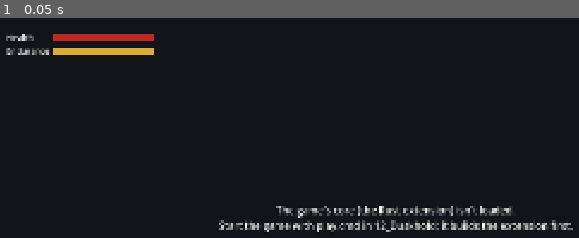
Above: before the commit, frame 1.
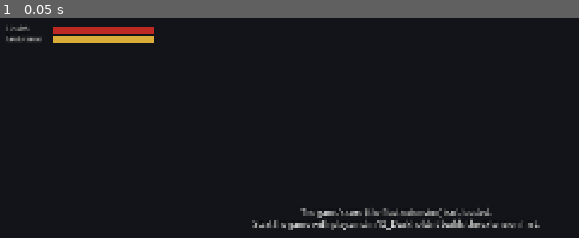
Above: after the commit, the same moment.

Repository: Mossenheimen/Duskhold
Game: Godot game, scene res://main.tscn
Same seed, same stepped clock (60 frames per second), same inputs: the game is played once before the commit and once after it.
Inputs:
- Up to frame 1 (0.05 s): no input

The runs differ from the first frame. In frame 1, 5.1% of the frame differs, in the area x 1-99%, y 4-98%.

Commit message:
Duskhold: the fonts
Alegreya Sans as the project's default font, its Medium for headings and
banners, the serif Alegreya for titles (the class choice, the death screen),
with lining, tabular figures set in the fonts' import files. Look.sized picks
the face by size; play.cmd imports any font not yet imported; --choose asks
who comes in a trial run.

Co-Authored-By: Claude Opus 5.5 <noreply@anthropic.com>

Diff:
--- a/client/bag.gd
+++ b/client/bag.gd
@@ -622,7 +622,7 @@
 func _line(parent: Control, text: String, size: int) -> Label:
 	var label := Label.new()
 	label.text = text
-	label.add_theme_font_size_override("font_size", size)
+	Look.sized(label, size)
 	parent.add_child(label)
 	return label
 
--- a/client/craft.gd
+++ b/client/craft.gd
@@ -137,5 +137,5 @@
 func _label(text: String, size: int) -> Label:
 	var label := Label.new()
 	label.text = text
-	label.add_theme_font_size_override("font_size", size)
+	Look.sized(label, size)
 	return label
--- a/client/hud.gd
+++ b/client/hud.gd
@@ -100,11 +100,13 @@
 var _faith: ProgressBar  # a Cleric's (DuskWorld.faith()): hidden for a class without any
 var _slots: ProgressBar  # a Wizard's spell slots (DuskWorld.character_slots()): hidden without
 var _choice: Label  # who comes into the world: the classes to choose from
+var _choice_title: Label  # over it, in the serif: "Who comes to the abbey?"
 var _breath: Label
 var _wounds: Label
 var _level: Label
 var _gold_left := 0.0  # the level-up glow
 var _death: Label
+var _death_title: Label  # the name of the one who died, in the serif
 var _held: Label
 var _doing: Label
 var _doing_bar: ProgressBar
@@ -147,8 +149,13 @@
 	_held = _label(Look.BANNER, Control.PRESET_CENTER_TOP, Look.DANGER_TEXT)
 	_held.position.y += 190.0
 	_problem = _label(Look.HEADING, Control.PRESET_CENTER)
-	_death = _label(Look.HEADING, Control.PRESET_CENTER)
-	_choice = _label(Look.HEADING, Control.PRESET_CENTER)
+	# The death screen and the class choice: a title in the serif over their lines.
+	var death := _screen()
+	_death_title = death[0]
+	_death = death[1]
+	var choice := _screen()
+	_choice_title = choice[0]
+	_choice = choice[1]
 	_build_action_bar()
 	_build_keys()
 
@@ -244,8 +251,8 @@
 	_lines.clear()
 	_ages.clear()
 	_flash_left = 0.0
-	_death.text = ""
-	_choice.text = ""
+	hide_death()
+	show_choice("", "")
 	_veil.visible = false
 	_asleep.text = ""
 	_shown_moodles = PackedInt32Array()
@@ -280,6 +287,26 @@
 	label.grow_vertical = Control.GROW_DIRECTION_BOTH if preset == Control.PRESET_CENTER \
 		else Control.GROW_DIRECTION_END
 	return label
+
+
+## A screen's words in the middle, centred line by line: a title in the serif (TITLE), and under
+## it its lines. Both empty, it takes no room; an empty title is hidden.
+func _screen() -> Array[Label]:
+	var box := VBoxContainer.new()
+	box.mouse_filter = Control.MOUSE_FILTER_IGNORE
+	box.add_theme_constant_override("separation", 14)
+	add_child(box)
+	var title := Look.text(Label.new(), Look.TITLE, Look.TEXT, true)
+	var lines := Look.text(Label.new(), Look.HEADING, Look.TEXT, true)
+	for label: Label in [title, lines]:
+		label.horizontal_alignment = HORIZONTAL_ALIGNMENT_CENTER
+		label.mouse_filter = Control.MOUSE_FILTER_IGNORE
+		box.add_child(label)
+	title.visible = false
+	box.set_anchors_and_offsets_preset(Control.PRESET_CENTER, Control.PRESET_MODE_MINSIZE)
+	box.grow_horizontal = Control.GROW_DIRECTION_BOTH
+	box.grow_vertical = Control.GROW_DIRECTION_BOTH
+	return [title, lines]
 
 
 ## Your body, from DuskWorld.character_body() and character_wounds(). `can_shove` is the core's
@@ -326,8 +353,10 @@
 		_slots.value = slots[0]
 
 
-## Who comes into the world: the classes to choose from, or "" once one's chosen.
-func show_choice(text: String) -> void:
+## Who comes into the world: a title, and the classes to choose from; both "" once one's chosen.
+func show_choice(title: String, text: String) -> void:
+	_choice_title.text = title
+	_choice_title.visible = title != ""
 	_choice.text = text
 
 
@@ -399,20 +428,23 @@
 		lasted = "%d minutes" % minutes
 	if days > 0:
 		lasted = "%d day%s %d hours" % [days, "" if days == 1 else "s", hours]
-	var who := name if name != "" else "You"
-	var lines := ["%s lasted %s." % [who, lasted], how]
+	var lines := ["Lasted %s." % lasted, how]
 	if carried != "":
 		lines.append("Carrying %s." % carried)
 	if rises:
 		lines.append("The body lies where it fell. Unburned, at midnight it rises as a revenant, in that gear.")
 	lines.append("")
 	lines.append("R: the next survivor comes to the abbey, in this world.   Shift+R: a new world.")
+	_death_title.text = name if name != "" else "You died"
+	_death_title.visible = true
 	_death.text = "\n".join(lines)
 	_veil.visible = false
 	_asleep.text = ""
 
 
 func hide_death() -> void:
+	_death_title.text = ""
+	_death_title.visible = false
 	_death.text = ""
 
 
--- a/client/look.gd
+++ b/client/look.gd
@@ -103,8 +103,15 @@
 const BODY := 20  # news, panel rows, moodle names
 const HEADING := 24  # panel titles, the status line
 const BANNER := 32  # held, paused, asleep
-const TITLE := 48  # screen titles (the serif, once there are fonts)
+const TITLE := 48  # screen titles, in the serif
 const OUTLINE_SIZE := 6
+
+# Faces (§8): Alegreya Sans for everything in the GUI, as the project's default font (project.godot,
+# gui/theme/custom_font: Regular); its Medium for headings and banners; and the serif, Alegreya,
+# only for titles. All under the SIL Open Font License, in fonts/ with their licences.
+
+const SANS_MEDIUM := preload("res://fonts/AlegreyaSans-Medium.ttf")
+const SERIF := preload("res://fonts/Alegreya-Variable.ttf")
 
 # Layout (§10).
 
@@ -125,10 +132,21 @@
 	return style
 
 
+## Text at `size`, in the face that size calls for (§8): the serif for a title, Medium for a
+## heading or a banner, else the project's own (Alegreya Sans).
+static func sized(control: Control, size: int) -> Control:
+	control.add_theme_font_size_override("font_size", size)
+	if size >= TITLE:
+		control.add_theme_font_override("font", SERIF)
+	elif size >= HEADING:
+		control.add_theme_font_override("font", SANS_MEDIUM)
+	return control
+
+
 ## A label at `size`, in `colour`. Drawn straight on the world (`outlined`), it gets the outline
 ## that keeps it readable on anything (§8).
 static func text(label: Label, size: int, colour := TEXT, outlined := false) -> Label:
-	label.add_theme_font_size_override("font_size", size)
+	sized(label, size)
 	if colour != TEXT:
 		label.add_theme_color_override("font_color", colour)
 	if outlined:
--- a/client/main.gd
+++ b/client/main.gd
@@ -17,6 +17,7 @@
 ## beast within a bow's reach), turn (the dead: U), pray (P), consecrate or ward (O), mend (M),
 ## pick (the wild plant beside you: Y), keys (F1) S real seconds in;
 ## --class=NAME take up that class at the start (a trial run asks for none: the first, else);
+## --choose ask who comes, as the player's own game does (for a picture of the choice);
 ## --news print the news too (for --headless); --hour=H start at that hour of the day;
 ## --save=PATH carry on from that save if it's there, and save to it.
 ##
@@ -282,6 +283,7 @@
 var saved_hour := -1  # the game hour of the last autosave
 var restart_asked := -100.0  # when R last asked "abandon this world?", in seconds played
 var class_wanted := ""  # --class: the class a trial run's survivors take up
+var choose_asked := false  # --choose: a trial run asks who comes, as the player's own game does
 var keys_mode := 0  # the keys panel (F1): 0 for a world's first game hour, 1 shown, 2 hidden
 var gui_scale := 1.0  # the GUI's size over the screen's own (- and =)
 var choosing_class := false  # the game waits, paused, for a class to be chosen
@@ -796,19 +798,19 @@
 	var count := class_texts.size() / 2
 	if count < 2 or not dusk.can_choose_class():
 		return
-	if not OS.get_cmdline_user_args().is_empty():
+	if not OS.get_cmdline_user_args().is_empty() and not choose_asked:
 		for c in count:
 			if class_texts[c * 2].to_lower() == class_wanted.to_lower():
 				_take_up_class(c)
 		return
 	choosing_class = true
 	dusk.paused = true
-	var lines := ["Who comes to the abbey?", ""]
+	var lines := []
 	for c in count:
 		lines.append("%d   %s: %s" % [c + 1, class_texts[c * 2], class_texts[c * 2 + 1]])
 	lines.append("")
 	lines.append("Press a number.")
-	hud.show_choice("\n".join(lines))
+	hud.show_choice("Who comes to the abbey?", "\n".join(lines))
 
 
 ## Takes up class `c` (by DuskWorld.class_texts()): its kit in place of the one you came with.
@@ -817,7 +819,7 @@
 		return
 	if choosing_class:
 		choosing_class = false
-		hud.show_choice("")
+		hud.show_choice("", "")
 		dusk.paused = false
 	bag.start(dusk)
 	skills.start(dusk)
@@ -1953,6 +1955,8 @@
 			start_hour = value.to_int()
 		elif arg.begins_with("--class="):
 			class_wanted = value
+		elif arg == "--choose":
+			choose_asked = true
 
 
 ## --shot: saves what's on the screen once the time has come, then quits.
--- a/client/project.godot
+++ b/client/project.godot
@@ -24,6 +24,10 @@
 window/stretch/mode="canvas_items"
 window/stretch/aspect="expand"
 
+[gui]
+
+theme/custom_font="res://fonts/AlegreyaSans-Regular.ttf"
+
 [rendering]
 
 anti_aliasing/quality/msaa_3d=2
--- a/client/skills.gd
+++ b/client/skills.gd
@@ -191,7 +191,7 @@
 func _label(text: String, size: int) -> Label:
 	var label := Label.new()
 	label.text = text
-	label.add_theme_font_size_override("font_size", size)
+	Look.sized(label, size)
 	return label
 
 
--- a/client/spells.gd
+++ b/client/spells.gd
@@ -127,5 +127,5 @@
 func _label(text: String, size: int) -> Label:
 	var label := Label.new()
 	label.text = text
-	label.add_theme_font_size_override("font_size", size)
+	Look.sized(label, size)
 	return label
Not shown, added: client/craft.gd.uid
Binary file added: client/fonts/Alegreya-Variable.ttf
Not shown, added: client/fonts/Alegreya-Variable.ttf.import
Binary file added: client/fonts/AlegreyaSans-Medium.ttf
Not shown, added: client/fonts/AlegreyaSans-Medium.ttf.import
Binary file added: client/fonts/AlegreyaSans-Regular.ttf
Not shown, added: client/fonts/AlegreyaSans-Regular.ttf.import
Not shown, added: client/fonts/OFL-Alegreya.txt
Not shown, added: client/fonts/OFL-AlegreyaSans.txt
Not shown, added: client/look.gd.uid
Not shown, added: client/shaders/dread.gdshader.uid
Not shown, added: client/shaders/surfaces.gdshaderinc.uid
(and 6 more such lines)
